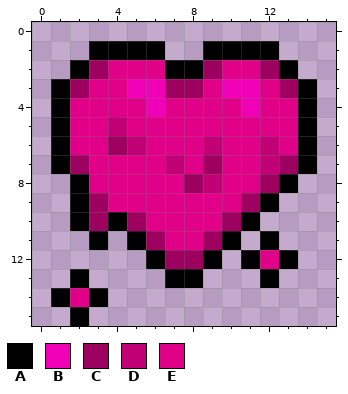
Two states of a pixel-art sprite, interface/statuses/arousal2.png. The picture above is the old version.
The file is 16x16 pixels.
Palette (. is transparent): A #000000  B #f000b7  C #9e005f  D #c20075  E #e10088
The result:
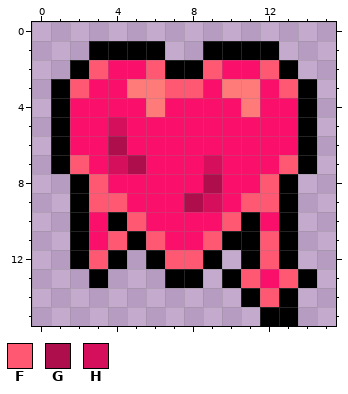
Colours new in this view: F #ff5873  G #ae0e4c  H #d60f5c
Difference:
colour B: #f000b7 -> #ff7b7a
colour E: #e10088 -> #fa0f6a
Changed rows in their new state; - is a pixel that keeps its letter.
first column x 1:
 2 --F--F--F--F--
 3 -F----FF----F-
 5 ---H----------
 6 ---GE---E--E--
 7 -F-HG-E-H--EF-
 8 --F----EG--F--
 9 --FF---GH-FFA-
10 --E-F----F-EA-
11 -AEF-F--F-AFA-
12 -AFA--FF---F--
13 -.A------AFEFA
14 ...-------AFA-
15 -.---------AA-
